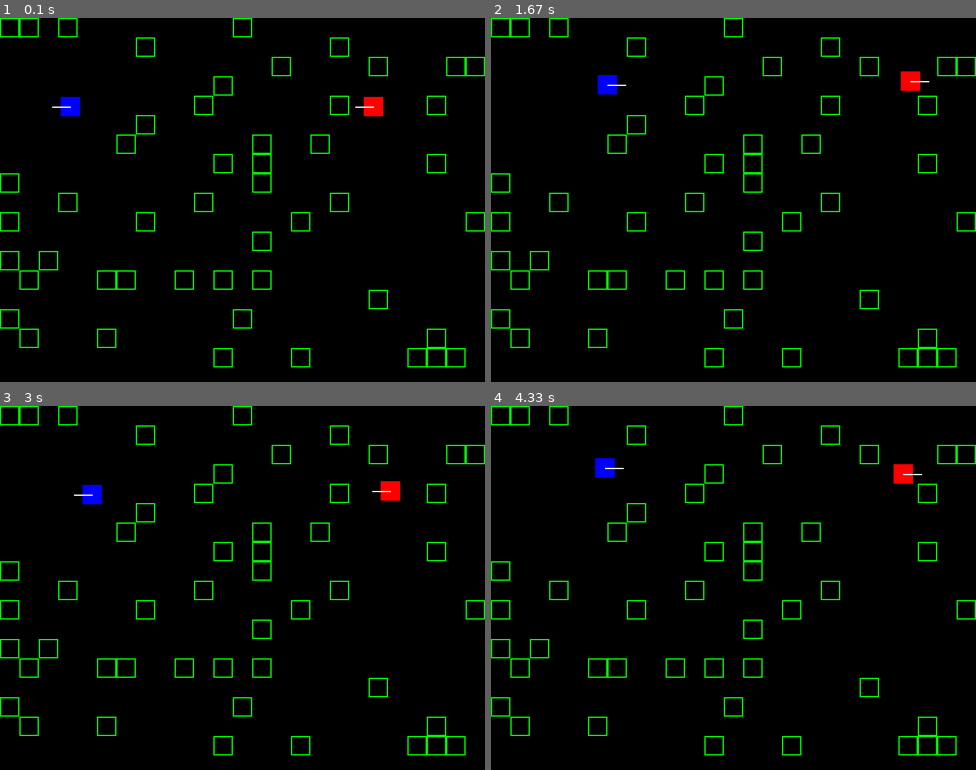
Above: before the commit, frames 1-4 (two rows, left to right).
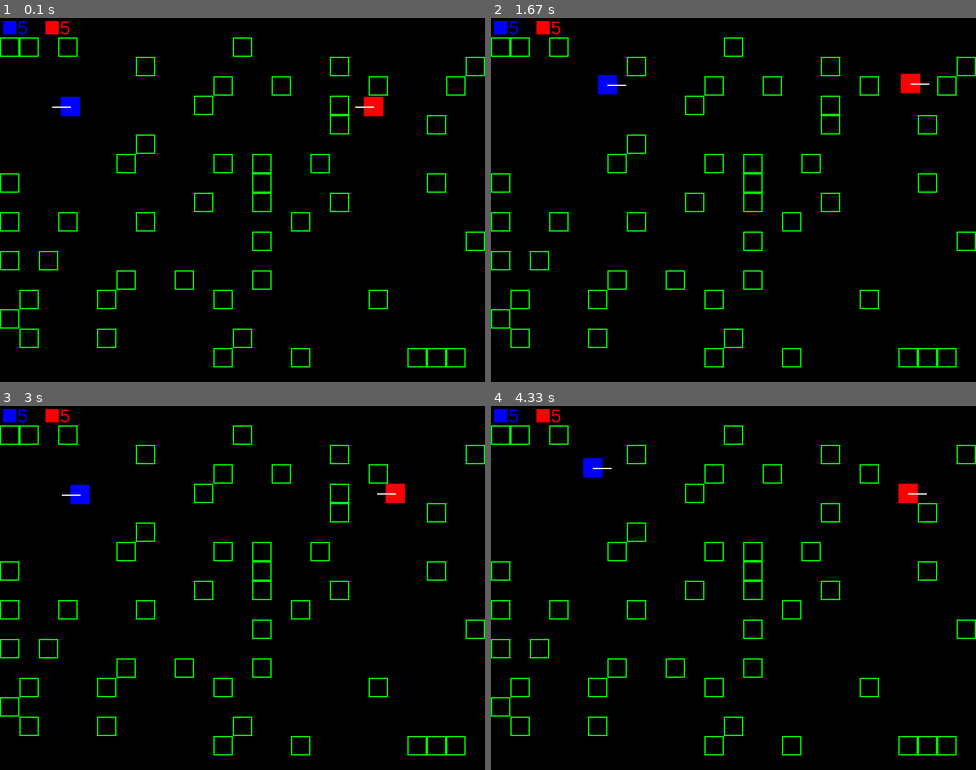
Above: after the commit, the same moments.

Repository: RVNomsk/PyGame_project
Game: pygame game, started from Second_year_learning/PyGame ПРОЕКТ/main.py
Same seed, same stepped clock (60 frames per second), same inputs: the game is played once before the commit and once after it.
Inputs:
- Up to frame 1 (0.1 s): no input
- Up to frame 2 (1.67 s): tap W at 0.33 s; hold Right 0.67-1.13 s; hold D 0.67-1.13 s; hold Up 1.17-1.47 s; hold W 1.17-1.47 s; hold Right from 1.5 s (still down); hold D from 1.5 s (still down); tap V at 1.65 s
- Up to frame 3 (3 s): release Right at 1.97 s; release D at 1.97 s; hold Left 2-2.53 s; hold A 2-2.53 s; hold Down 2.57-2.87 s; hold S 2.57-2.87 s; hold Left from 2.9 s (still down); hold A from 2.9 s (still down)
- Up to frame 4 (4.33 s): tap V at 3.05 s; release Left at 3.3 s; release A at 3.3 s; hold Up 3.33-3.7 s; hold W 3.33-3.7 s; hold Right from 3.73 s (still down); hold D from 3.73 s (still down)

The runs differ from the first frame. In frame 1, 2.5% of the frame differs, in the area x 0-100%, y 0-91%; in frame 2, 2.5%; in frame 3, 2.8%; in frame 4, 3.1%.

Commit message:
создано меню отображения текущих жизней
подправил выезд танков за пределы области экрана

Подключил шрифт (еще та морока)

Diff:
--- a/Second_year_learning/PyGame ПРОЕКТ/main.py
+++ b/Second_year_learning/PyGame ПРОЕКТ/main.py
@@ -3,6 +3,8 @@
 from tank import Tank
 # подключаем класс блоков
 from block import Block
+# модуль интерфейса
+from ui import UI
 
 from lists_of_objects import objects, bullets
 
@@ -42,6 +44,9 @@
                        pygame.K_v))
 # objects += [tank1, tank2]
 
+# создадим интерфейс
+ui = UI()
+
 
 # функция расстановки блоков
 def create_blocks(count_of_blocks):
@@ -50,7 +55,8 @@
         # блоки не будут наслаиваться друг на друга
         while True:
             x = randint(0, WIDTH // SIZE - 1) * SIZE
-            y = randint(0, HEIGHT // SIZE - 1) * SIZE
+            # нулевой ряд по оси Oy задействуется под интерфейс информации в игре
+            y = randint(1, HEIGHT // SIZE - 1) * SIZE
             rect = pygame.Rect(x, y, SIZE, SIZE)
 
             # проверим, что блок не накладывается ни
@@ -92,6 +98,9 @@
         elif obj.type == 'block':
             obj.update()
 
+    # обновляем интерфейс
+    ui.update()
+
     # отрисовка экрана на каждой итерации
     screen.fill(SCREEN_COLOR)
 
@@ -103,6 +112,9 @@
     for obj in objects:
         obj.draw(screen)
 
+    # отрисовка интерфейса (в конце сцены!)
+    ui.draw(screen)
+
     pygame.display.update()
     # будем применять двойную буферизацию
     pygame.display.flip()
--- a/Second_year_learning/PyGame ПРОЕКТ/settings.py
+++ b/Second_year_learning/PyGame ПРОЕКТ/settings.py
@@ -1,3 +1,7 @@
+import pygame
+# чтобы подгружать шрифты, необходимо их инициализировать
+pygame.font.init()
+
 # ширина, высота экрана
 WIDTH, HEIGHT = 800, 600
 # частота обновления кадров в секунду
@@ -8,3 +12,6 @@
 SIZE = 32
 # направления по осям х и y
 DIRECTS = [(-1, 0), (1, 0), (0, -1), (0, 1)]
+# шрифт
+path = pygame.font.match_font('arial')  # путь к шрифту
+FONT_UI = pygame.font.Font(path, size=30)
--- a/Second_year_learning/PyGame ПРОЕКТ/tank.py
+++ b/Second_year_learning/PyGame ПРОЕКТ/tank.py
@@ -5,7 +5,7 @@
 from lists_of_objects import objects, bullets
 
 # импорт размера танка и направления
-from settings import SIZE, DIRECTS
+from settings import SIZE, DIRECTS, WIDTH, HEIGHT
 
 
 class Tank:
@@ -66,9 +66,13 @@
             self.direct = 3
             # print("move")
 
+        # ограничение движения танка
         for obj in objects:
-            if obj is not self and self.rect.colliderect(obj.rect):
+            # 0 + 30, чтобы не наезжать на поле информации
+            if obj is not self and self.rect.colliderect(obj.rect) \
+                    or not (0 <= self.rect.x <= WIDTH - SIZE) or not (0 + 30 <= self.rect.y <= HEIGHT - SIZE):
                 self.rect.topleft = x_before, y_before
+                # print(self.rect.x, WIDTH, self.rect.y, HEIGHT)
 
         # стрельба происходит независимо от передвижения танка
         if keys[self.key_shot] and self.shot_timer == 0:
--- /dev/null
+++ b/Second_year_learning/PyGame ПРОЕКТ/ui.py
@@ -0,0 +1,22 @@
+import pygame
+from lists_of_objects import objects
+from settings import FONT_UI
+
+
+class UI:
+    def __init__(self):
+        pass
+
+    def update(self):
+        pass
+
+    def draw(self, screen):
+        i = 0  # индекс игрока
+        for obj in objects:
+            if obj.type == 'tank':
+                pygame.draw.rect(surface=screen, color=obj.color, rect=(5 + i * 70, 5, 22, 22))
+
+                text = FONT_UI.render(str(obj.hp), True, obj.color)
+                rect = text.get_rect(center=(5 + i * 70 + 32, 5 + 11))
+                screen.blit(text, rect)
+                i += 1
